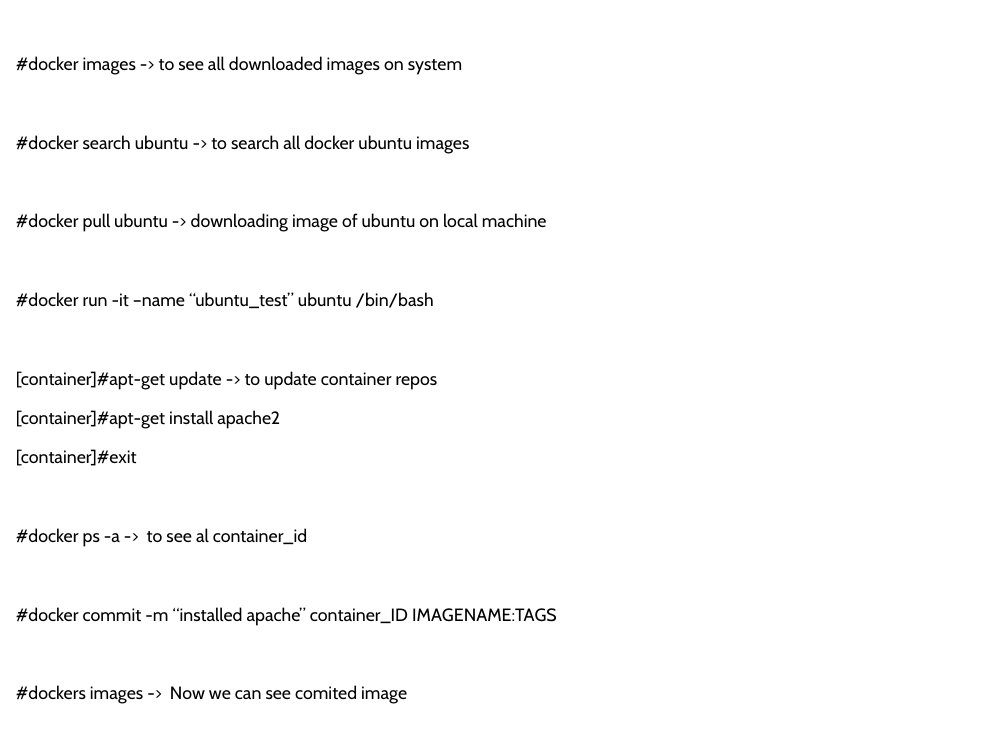
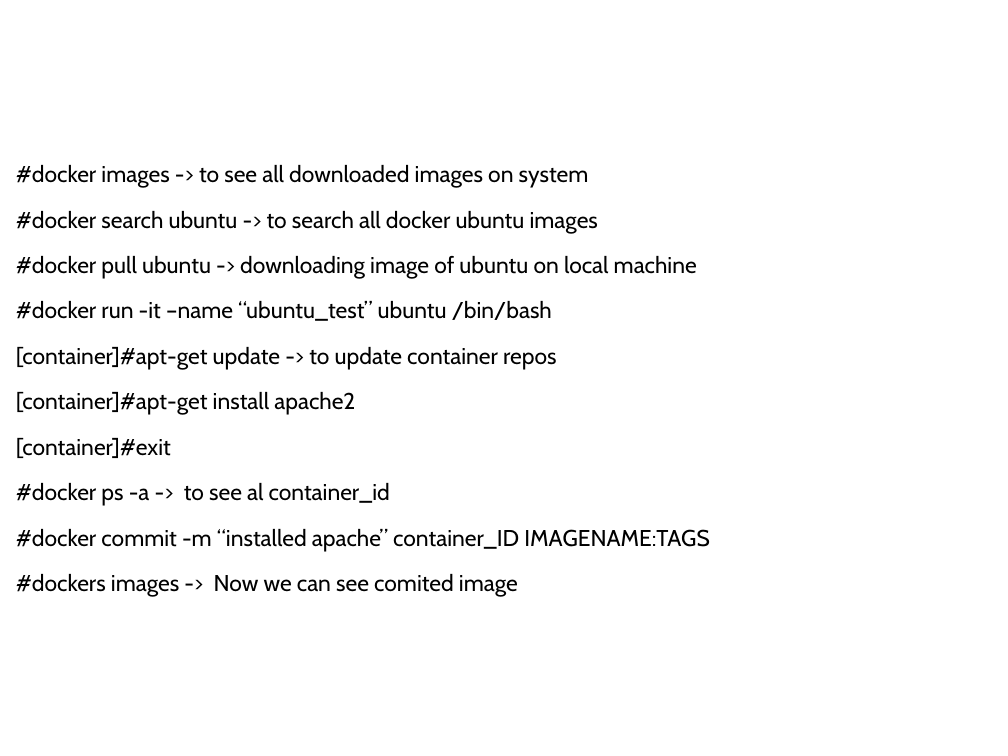
Before and after one commit to hackersdatabase007/mayank, a slide deck: slide 5 of Docker/MY_DOCKERS.pptx (slide 4 before the commit). Drawn at 1008x756 pixels with LibreOffice and Linux fonts; fonts in the diff are those of the drawing. Boxes give left, top, right and bottom in pixels: in the first picture for what was removed or moved away, otherwise in the second. Text is boxed around its words. In the diff, an @@ line names an element or a change of style, - is before the commit and + after.

```diff
--- a/Docker/MY_DOCKERS.pptx
+++ b/Docker/MY_DOCKERS.pptx
@@ subtitle "#docker images -> to see ..." at [16, 165, 710, 597]: size 14 to 18 pt @@
```
Also in this commit, not shown: 5 other slides changed, 2 slides added, 1 slide removed.
